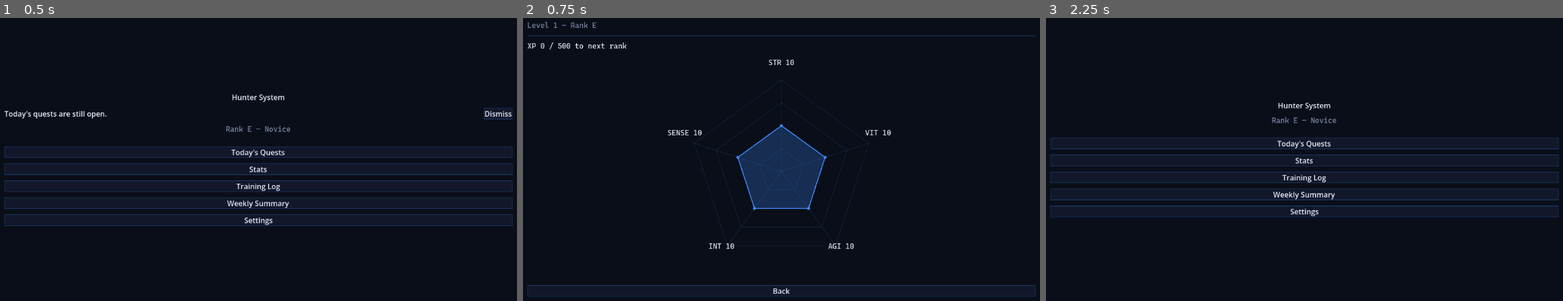
Above: before the commit, frames 1-3 (left to right).
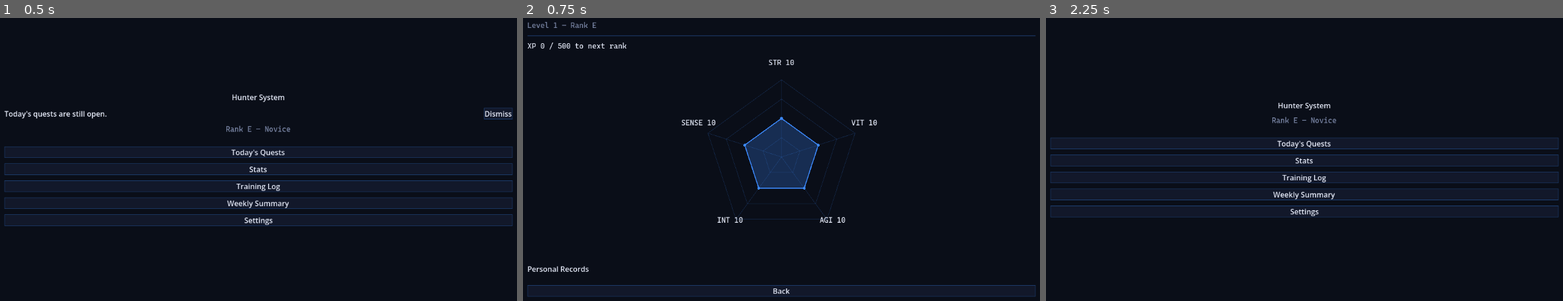
Above: after the commit, the same moments.

Repository: exo-jhop/Solo-Gym-Leveling
Game: Godot game, scene res://scenes/lobby/lobby.tscn
Same seed, same stepped clock (60 frames per second), same inputs: the game is played once before the commit and once after it.
Inputs:
- Up to frame 1 (0.5 s): no input
- Up to frame 2 (0.75 s): click "Stats" at 0.5 s
- Up to frame 3 (2.25 s): click "Back" at 1.25 s; click "Dismiss" at 2 s

Frame 1 is identical in both runs. In frame 2, 3.0% of the frame differs, in the area x 0-72%, y 28-90%; in frame 3, nothing differs.

Commit message:
Add PR Tracker: per-exercise personal records with toast + Stats list
Tracks each lift quest's logged_value against the best-ever value for
that exercise in a new PRTracker autoload, kept separate from HunterStats
since it's a per-exercise ledger rather than progression state. Surfaces
new PRs via the existing SystemPopup toast pattern and lists all-time
records on the Stats screen.

Diff:
--- a/project.godot
+++ b/project.godot
@@ -19,6 +19,7 @@
 GameManager="*res://scripts/autoload/game_manager.gd"
 QuestManager="*res://scripts/autoload/quest_manager.gd"
 HistoryManager="*res://scripts/autoload/history_manager.gd"
+PRTracker="*res://scripts/autoload/pr_tracker.gd"
 SaveManager="*res://scripts/autoload/save_manager.gd"
 NotificationManager="*res://scripts/autoload/notification_manager.gd"
 SystemPopup="*res://scenes/system_popup/system_popup.tscn"
--- a/scenes/stats/stats.gd
+++ b/scenes/stats/stats.gd
@@ -8,6 +8,7 @@
 @onready var rank_bar: ProgressBar = $Margin/Root/RankBar
 @onready var rank_progress_label: Label = $Margin/Root/RankProgressLabel
 @onready var radar_chart: Control = $Margin/Root/RadarChart
+@onready var pr_list: VBoxContainer = $Margin/Root/PRList
 @onready var back_button: Button = $Margin/Root/BackButton
 
 
@@ -38,6 +39,18 @@
 		rank_progress_label.text = "XP %d / %d to next rank" % [stats.xp, next_threshold]
 
 	radar_chart.set_values([stats.str_stat, stats.vit_stat, stats.agi_stat, stats.int_stat, stats.sense_stat])
+	_refresh_pr_list()
+
+
+func _refresh_pr_list() -> void:
+	for child in pr_list.get_children():
+		child.queue_free()
+	var exercise_names := PRTracker.personal_records.keys()
+	exercise_names.sort()
+	for exercise_name in exercise_names:
+		var row := Label.new()
+		row.text = "%s: %s" % [exercise_name, PRTracker.format_value(PRTracker.personal_records[exercise_name])]
+		pr_list.add_child(row)
 
 
 func _go_back() -> void:
--- a/scenes/stats/stats.tscn
+++ b/scenes/stats/stats.tscn
@@ -42,6 +42,16 @@
 size_flags_vertical = 3
 script = ExtResource("2")
 
+[node name="PRSeparator" type="HSeparator" parent="Margin/Root"]
+layout_mode = 2
+
+[node name="PRHeader" type="Label" parent="Margin/Root"]
+layout_mode = 2
+text = "Personal Records"
+
+[node name="PRList" type="VBoxContainer" parent="Margin/Root"]
+layout_mode = 2
+
 [node name="BackButton" type="Button" parent="Margin/Root"]
 layout_mode = 2
 text = "Back"
--- a/scenes/system_popup/system_popup.gd
+++ b/scenes/system_popup/system_popup.gd
@@ -13,6 +13,7 @@
 # specifically for Rank-up moments, blue is the general active/positive accent).
 const LEVEL_UP_ACCENT := Color(0.239, 0.545, 1.0, 1.0)
 const RANK_UP_ACCENT := Color(0.545, 0.361, 0.965, 1.0)
+const NEW_PR_ACCENT := Color(0.3, 0.85, 0.4, 1.0)
 
 @onready var dim: ColorRect = $Dim
 @onready var panel: PanelContainer = $Dim/CenterContainer/Panel
@@ -33,6 +34,7 @@
 	dim.gui_input.connect(_on_dim_input)
 	GameManager.leveled_up.connect(_on_leveled_up)
 	GameManager.ranked_up.connect(_on_ranked_up)
+	PRTracker.new_pr.connect(_on_new_pr)
 
 	_panel_style = panel.get_theme_stylebox("panel").duplicate()
 	panel.add_theme_stylebox_override("panel", _panel_style)
@@ -50,6 +52,14 @@
 	_queue.append({
 		"kind": "RANK UP", "value": "Rank %s" % new_rank, "hint": "Tap to continue",
 		"accent": RANK_UP_ACCENT, "value_color": GameManager.rank_color(new_rank),
+	})
+	_process_queue()
+
+
+func _on_new_pr(exercise_name: String, value: float) -> void:
+	_queue.append({
+		"kind": "NEW PR!", "value": "%s: %s" % [exercise_name, PRTracker.format_value(value)], "hint": "Tap to continue",
+		"accent": NEW_PR_ACCENT, "value_color": LEVEL_UP_COLOR,
 	})
 	_process_queue()
 
--- /dev/null
+++ b/scripts/autoload/pr_tracker.gd
@@ -0,0 +1,37 @@
+extends Node
+
+## Tracks each exercise's best-ever logged_value from completed lift quests (v3 PR Tracker).
+## Lives as its own autoload rather than on HunterStats, mirroring HistoryManager —
+## HunterStats is pure progression state (level/xp/rank), this is a separate per-exercise ledger.
+
+signal new_pr(exercise_name: String, value: float)
+
+var personal_records: Dictionary = {}  # exercise_name -> best logged_value
+
+
+func _ready() -> void:
+	QuestManager.quest_completed.connect(_on_quest_completed)
+
+
+func _on_quest_completed(quest: Quest) -> void:
+	if quest.category != "lift" or quest.exercise_name == "":
+		return
+	var best: float = personal_records.get(quest.exercise_name, 0.0)
+	if quest.logged_value > best:
+		personal_records[quest.exercise_name] = quest.logged_value
+		new_pr.emit(quest.exercise_name, quest.logged_value)
+
+
+## Shared display formatting so the popup and Stats list render values identically.
+func format_value(value: float) -> String:
+	if value == floor(value):
+		return str(int(value))
+	return str(value)
+
+
+func to_dict() -> Dictionary:
+	return personal_records.duplicate()
+
+
+static func from_dict(data: Dictionary) -> Dictionary:
+	return data.duplicate()
--- a/scripts/autoload/save_manager.gd
+++ b/scripts/autoload/save_manager.gd
@@ -30,6 +30,7 @@
 		"hunter_stats": GameManager.hunter_stats.to_dict(),
 		"current_quests": quest_dicts,
 		"history": HistoryManager.to_dict(),
+		"personal_records": PRTracker.to_dict(),
 		"training_cycle": training_cycle_dicts,
 		"protein_target_g": QuestManager.protein_target_g,
 		"creatine_target_g": QuestManager.creatine_target_g,
@@ -76,6 +77,7 @@
 		QuestManager.current_quests.append(Quest.from_dict(quest_data))
 
 	HistoryManager.days = HistoryManager.from_dict(data.get("history", {}))
+	PRTracker.personal_records = PRTracker.from_dict(data.get("personal_records", {}))
 
 	if data.has("training_cycle"):
 		var training_cycle: Array[TrainingDay] = []
